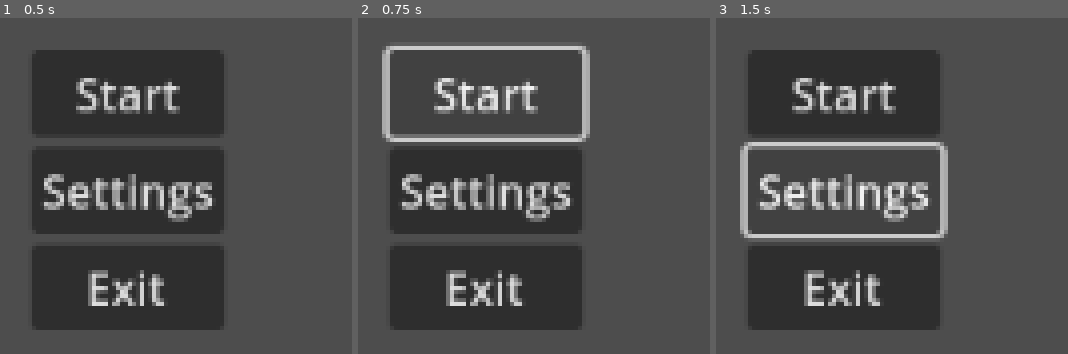
Above: before the commit, frames 1-3 (left to right).
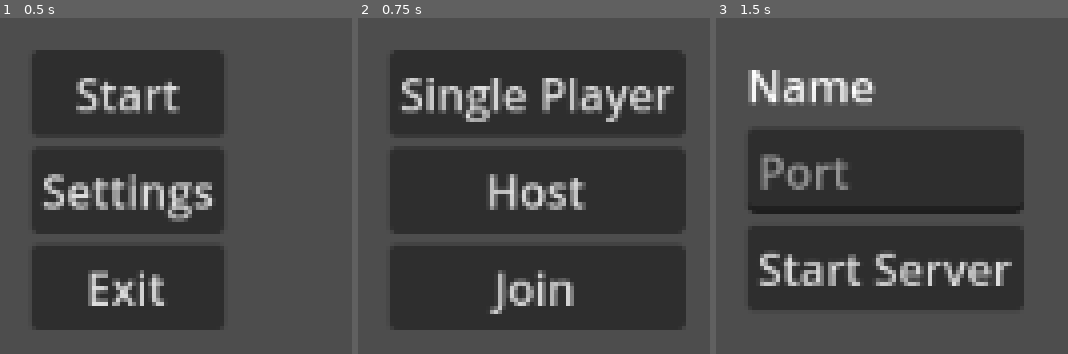
Above: after the commit, the same moments.

Repository: tcun/NoClue
Game: Godot game, scene res://scenes/Main.tscn
Two runs of this game, one before a commit and one after it. Both use one fixed random seed, a clock stepped at 60 frames per second and the inputs below.
Inputs (mouse positions are in pixels of both pictures, inside the frame that each line leads up to):
- Up to frame 1 (0.5 s): no input
- Up to frame 2 (0.75 s): click "Start" at 0.5 s
- Up to frame 3 (1.5 s): click (895, 189) at 1.25 s, where only the run after the commit has a clickable "Host"

Frame 1 is identical in both runs. In frame 2, 33% of the frame differs, in the area x 6-94%, y 8-93%; in frame 3, 39%, in the area x 6-88%, y 9-93%.
Error before the commit: Parse Error: Function "_load_game_scene()" not found in base self. (res://scripts/Network.gd:20)

Commit message:
Basic Client-Server multiplayer working, only tested locally

Diff:
--- a/scenes/Main.tscn
+++ b/scenes/Main.tscn
@@ -145,12 +145,15 @@
 
 [node name="Ip" type="LineEdit" parent="JoinSettings/VBoxContainer"]
 layout_mode = 2
+placeholder_text = "Ip"
 
 [node name="Port" type="LineEdit" parent="JoinSettings/VBoxContainer"]
 layout_mode = 2
+placeholder_text = "Port"
 
 [node name="JoinServerButton" type="Button" parent="JoinSettings/VBoxContainer"]
 layout_mode = 2
+text = "Join"
 
 [node name="ErrorMessage" type="Label" parent="JoinSettings/VBoxContainer"]
 layout_mode = 2
--- a/scripts/JoinSettings.gd
+++ b/scripts/JoinSettings.gd
@@ -14,7 +14,7 @@
 		if port > 0 and port < 65536:
 			if Network.join_server(ip, port):
 				$VBoxContainer/ErrorMessage.text = ""
-				get_parent().start_game()
+				#get_parent().start_game()
 			else:
 				$VBoxContainer/ErrorMessage.text = "Failed to connect to server. Check console for details."
 		else:
--- a/scripts/Lobby.gd
+++ b/scripts/Lobby.gd
@@ -26,8 +26,6 @@
 
 func _on_host_game_button_pressed():
 	get_parent().go_to_host();
-	pass
 
 func _on_join_game_button_pressed():
-	# Implement join game logic here
-	pass
+	get_parent().go_to_join();
--- a/scripts/Main.gd
+++ b/scripts/Main.gd
@@ -1,7 +1,7 @@
 extends Control
 
 # Define the possible game states
-enum GameState { MAIN_MENU, LOBBY, GAME, PAUSE, HOST }
+enum GameState { MAIN_MENU, LOBBY, GAME, PAUSE, HOST, JOIN }
 var current_state = GameState.MAIN_MENU
 
 # Declare node references with onready to ensure they're assigned when the scene is ready
@@ -9,6 +9,7 @@
 @onready var lobby = $Lobby
 @onready var game_overlay = $GameOverlay
 @onready var host_settings = $HostSettings
+@onready var join_settings = $JoinSettings
 
 # Called when the node is added to the scene
 func _ready():
@@ -35,13 +36,16 @@
 			lobby.visible = false
 			game_overlay.visible = false
 			host_settings.visible = false
-			load_game_scene()
+			Network.load_game_scene()
 		GameState.PAUSE:
 			game_overlay.visible = true
 			get_tree().paused = true
 		GameState.HOST:
 			lobby.visible = false
 			host_settings.visible = true
+		GameState.JOIN:
+			lobby.visible = false
+			join_settings.visible = true
 
 # Exit the current state and perform necessary cleanup
 func exit_state(state):
@@ -55,6 +59,10 @@
 		GameState.PAUSE:
 			game_overlay.visible = false
 			get_tree().paused = false
+		GameState.HOST:
+			pass
+		GameState.JOIN:
+			pass
 
 # Load the game scene and add it to the current scene tree
 #func load_game_scene():
@@ -99,6 +107,9 @@
 func go_to_host():
 	change_state(GameState.HOST)
 
+func go_to_join():
+	change_state(GameState.JOIN)
+
 func start_game():
 	change_state(GameState.GAME)
 
--- a/scripts/Network.gd
+++ b/scripts/Network.gd
@@ -17,7 +17,7 @@
 	multiplayer.peer_disconnected.connect(_on_peer_disconnected)
 
 	print("Server started on port ", port)
-	_load_game_scene()
+	load_game_scene()
 	return true
 
 func join_server(ip: String, port: int) -> bool:
@@ -30,8 +30,9 @@
 	multiplayer.multiplayer_peer = client
 	multiplayer.peer_connected.connect(_on_peer_connected)
 	multiplayer.peer_disconnected.connect(_on_peer_disconnected)
-	multiplayer.connection_succeeded.connect(_on_connection_succeeded)
+	multiplayer.connected_to_server.connect(_on_connection_succeeded)
 	multiplayer.connection_failed.connect(_on_connection_failed)
+	multiplayer.server_disconnected.connect(_on_server_disconnected)
 
 	print("Connecting to server...")
 	return true
@@ -55,10 +56,13 @@
 func _on_connection_succeeded():
 	print("Successfully connected to the server!")
 	rpc_id(1, "broadcast_message", "A new player has connected.") # Assuming server ID is 1
-	_load_game_scene()
+	load_game_scene()
 
 func _on_connection_failed():
 	print("Failed to connect to the server.")
+
+func _on_server_disconnected():
+	print("Disconnected from server.")
 
 @rpc
 func broadcast_message(message: String):
@@ -98,6 +102,6 @@
 func _instantiate_player(id: int):
 	var player_scene = preload("res://scenes/Player.tscn")
 	var player = player_scene.instantiate()
-	player.set_network_master(id)
+	player.set_multiplayer_authority(id)
 	get_tree().current_scene.add_child(player)
 	return player
